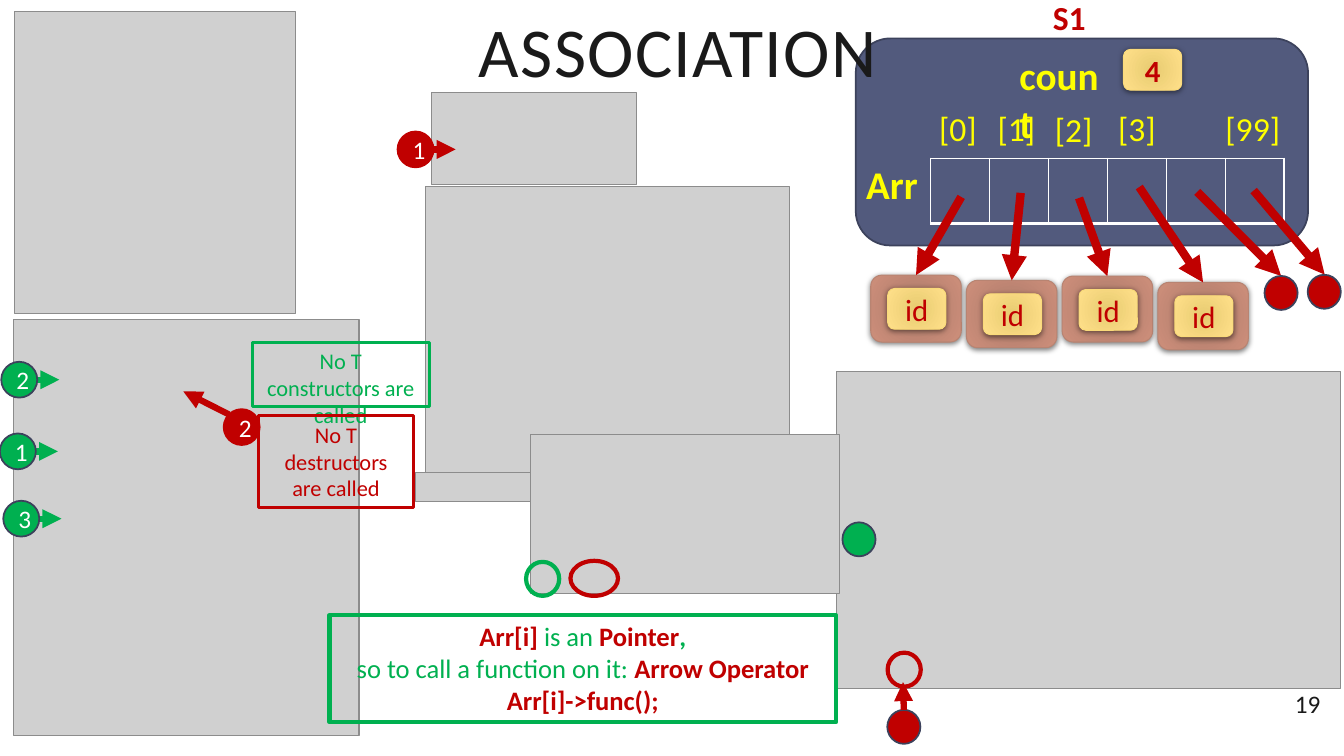
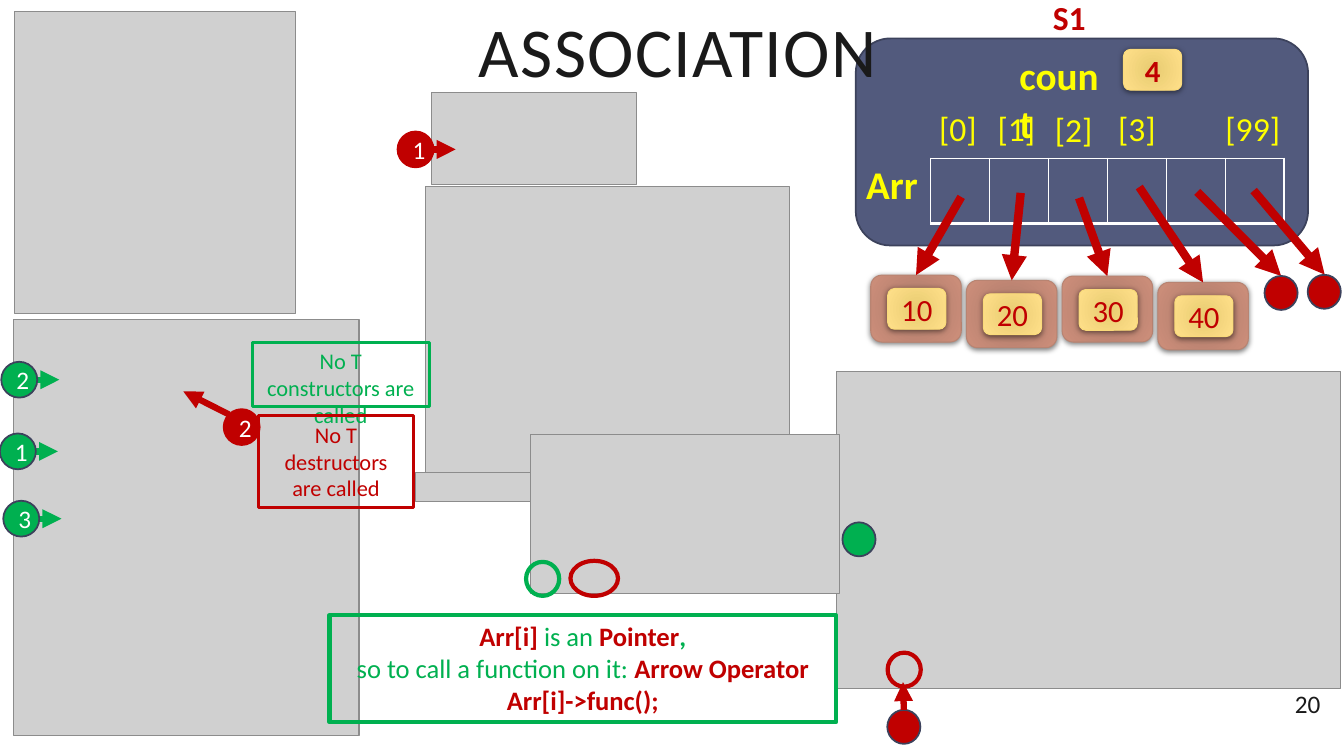
Before and after one commit to emaneng/mylegacy-oop-cpp, a slide deck: slide 20 of slides/1_Class Relations (Single & Arr Var).pptx (slide 19 before the commit). Drawn at 1344x756 pixels with LibreOffice and Linux fonts; fonts in the diff are those of the drawing; grey boxes stand for pictures. Boxes give left, top, right and bottom in pixels: in the first picture for what was removed or moved away, otherwise in the second. Text is boxed around its words. In the diff, an @@ line names an element or a change of style, - is before the commit and + after.

```diff
--- a/slides/1_Class Relations (Single & Arr Var).pptx
+++ b/slides/1_Class Relations (Single & Arr Var).pptx
@@ text in rounded rectangle at (x1=901, y1=301, x2=932, y2=321): text changed @@
-id
+10
@@ text in rounded rectangle at (x1=997, y1=306, x2=1028, y2=326): text changed @@
-id
+20
@@ text in rounded rectangle at (x1=1093, y1=302, x2=1124, y2=323): text changed @@
-id
+30
@@ text in rounded rectangle at (x1=1188, y1=308, x2=1219, y2=328): text changed @@
-id
+40
@@ page number at (x1=1295, y1=696, x2=1321, y2=713): text changed @@
-19
+20
```
Also in this commit, not shown: 3 other slides changed, 6 slides added, 1 slide removed, 6 other files.
